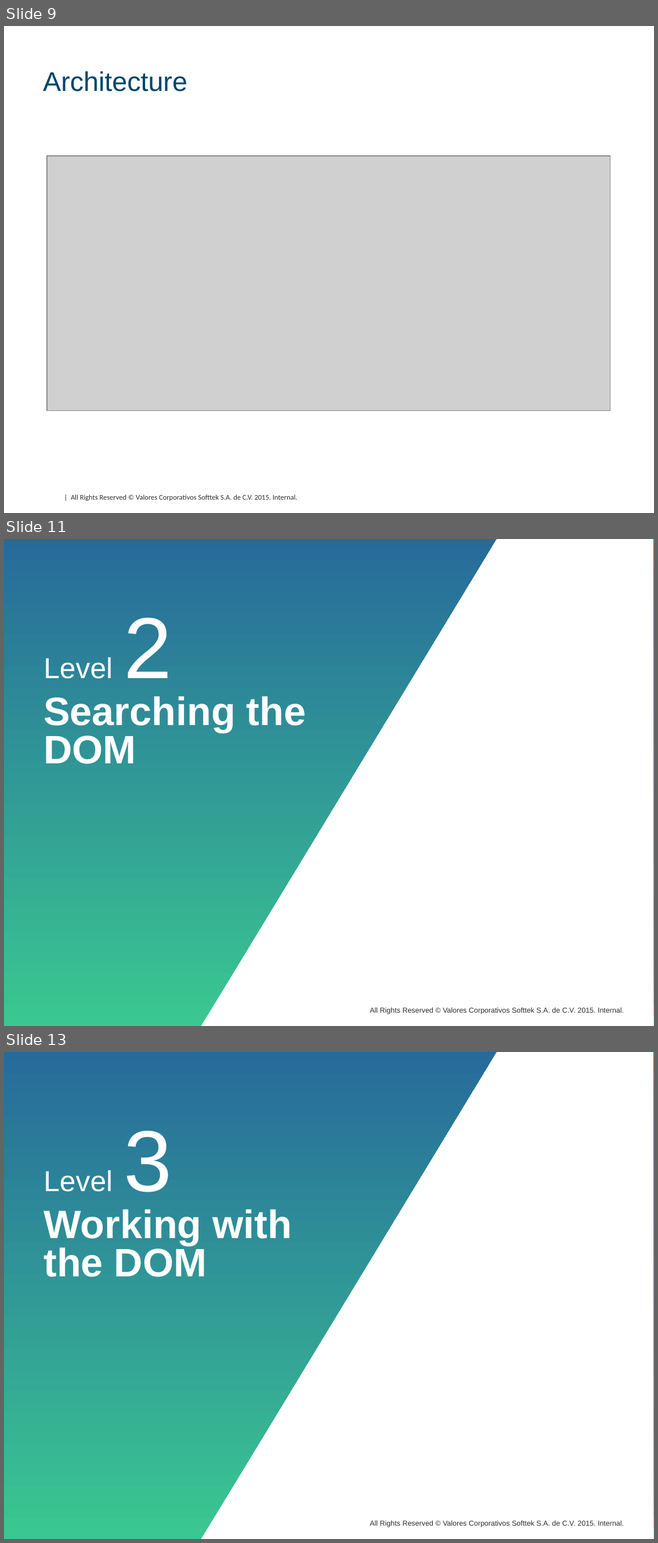
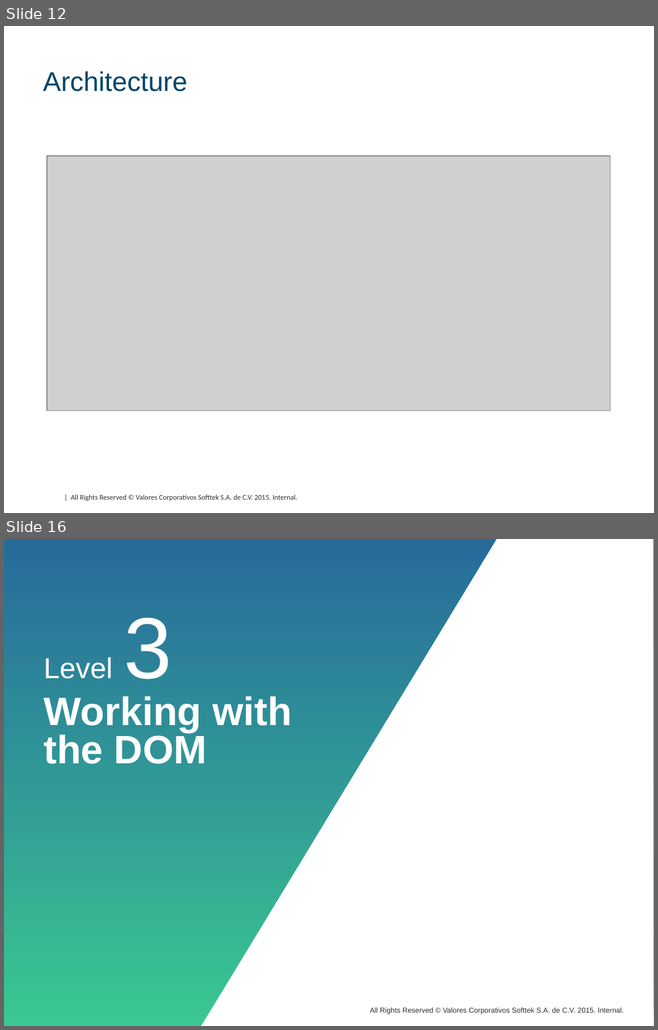
Before and after one commit to DavidHertz/WebServices, a slide deck: SOAP/doc/SOAP.pptx. Shown one above the other, each under a label of ours: slides 9, 11 and 13 before the commit, slides 12 and 16 after it; the slides between them are not shown. The pictures are 658x1543 and 658x1030 pixels, drawn with LibreOffice and Linux fonts; fonts in the diff are those of the drawing; grey boxes stand for pictures; background and template pictures are left out. Boxes give left, top, right and bottom in pixels: in the first picture for what was removed or moved away, otherwise in the second. Text is boxed around its words. In the diff, an @@ line names an element or a change of style, - is before the commit and + after.

```diff
--- a/SOAP/doc/SOAP.pptx
+++ b/SOAP/doc/SOAP.pptx
@@ slide 11 removed at (x1=4, y1=539, x2=654, y2=1026), background #FFFFFF; not listed: 2 template elements that a slide beside it also shows @@
@@ title removed at (x1=43, y1=617, x2=306, y2=764) @@
-Level 2
-Searching the DOM
@@ what was slide 9 is now slide 12 @@
@@ what was slide 13 is now slide 16 @@
```
Also in this commit, not shown: 6 slides changed, 7 slides added, 3 other slides removed, 18 other files.
